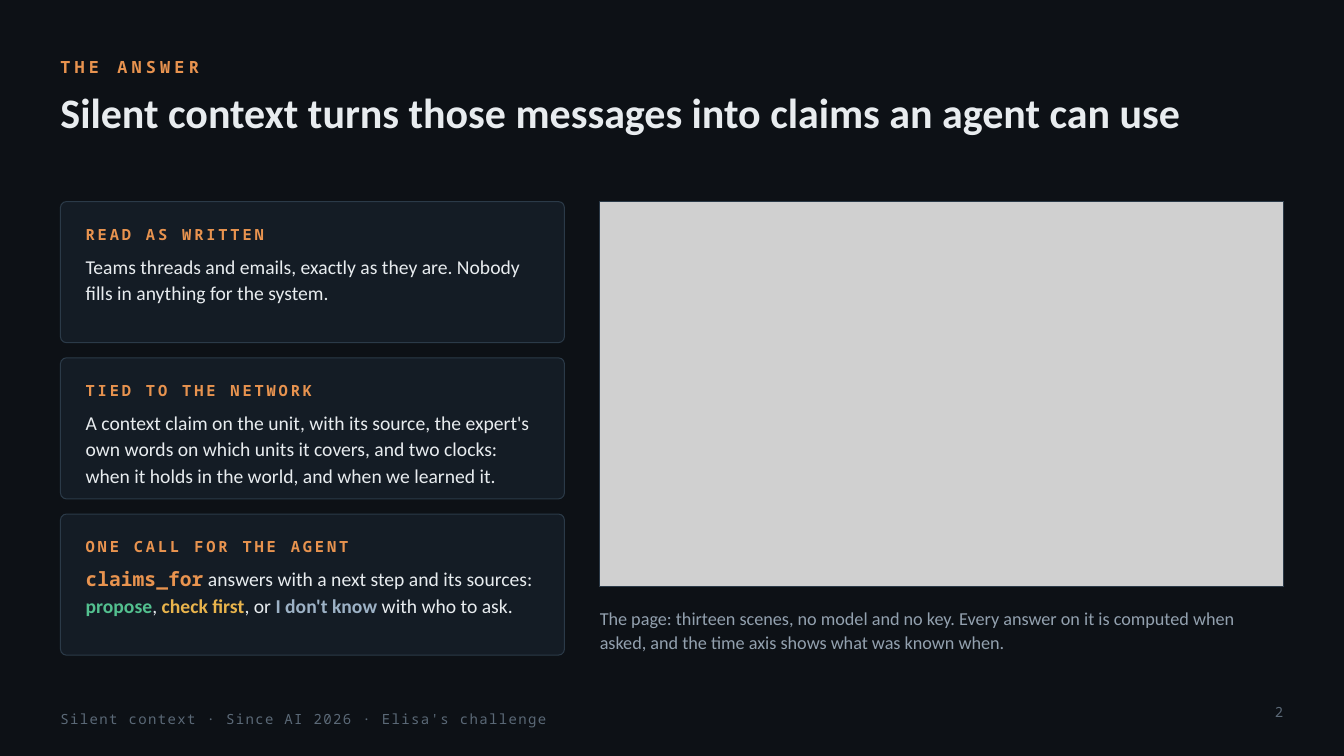
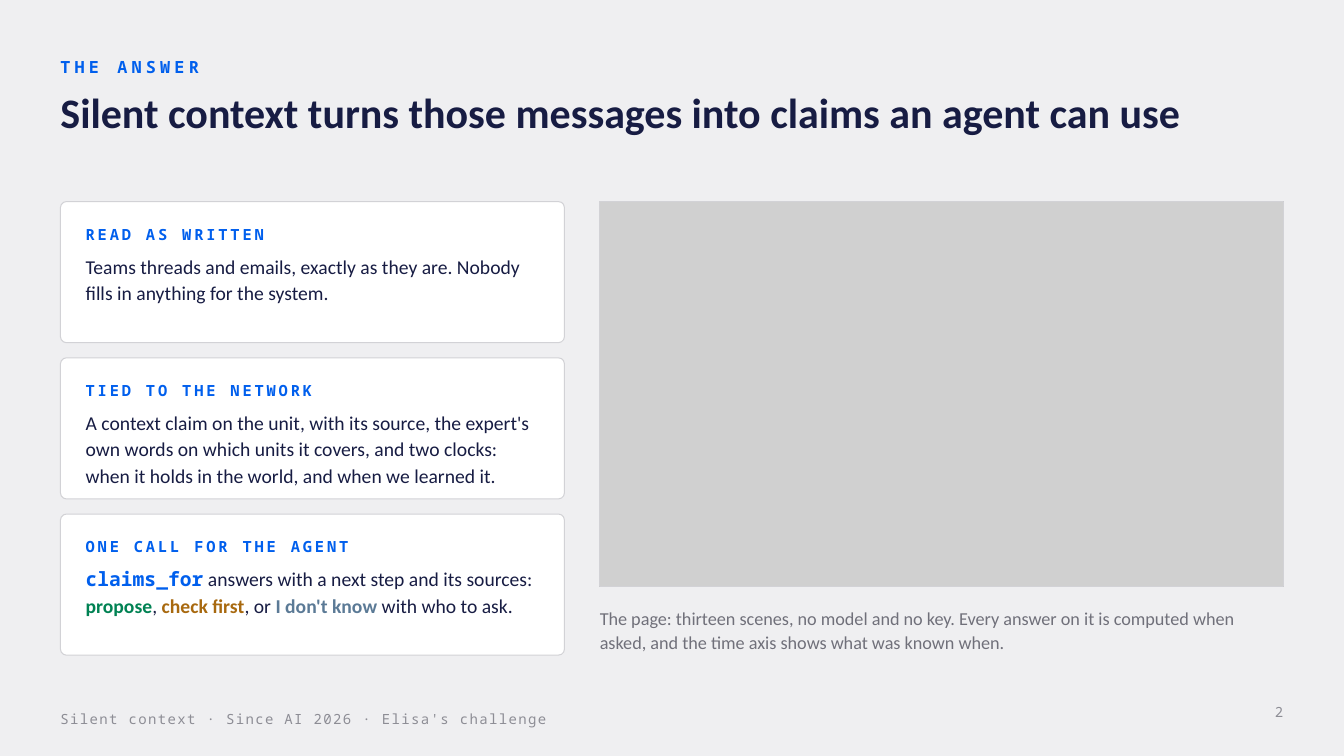
Before and after one commit to pkorrrhonen-cmd/silent-context, a slide deck: slide 2 of docs/slides/silent-context.pptx. Drawn at 1344x756 pixels with LibreOffice and Linux fonts; fonts in the diff are those of the drawing; grey boxes stand for pictures. Boxes give left, top, right and bottom in pixels: in the first picture for what was removed or moved away, otherwise in the second. Text is boxed around its words. In the diff, an @@ line names an element or a change of style, - is before the commit and + after.

```diff
--- a/docs/slides/silent-context.pptx
+++ b/docs/slides/silent-context.pptx
@@ background #0D1116 to #EFEFF1 @@
@@ rectangle at (x1=600, y1=202, x2=1284, y2=587): outline #2B3A48 0.75 pt to #D2D2D6 0.75 pt @@
@@ text colour #E8ECEF to #171C43 in 3 elements at (x1=60, y1=98, x2=1180, y2=135), (x1=86, y1=260, x2=520, y2=304), (x1=86, y1=416, x2=529, y2=486) @@
@@ fill #141C25 to #FFFFFF; outline #2B3A48 0.75 pt to #D2D2D6 0.75 pt in 3 elements at (x1=60, y1=202, x2=565, y2=343), (x1=60, y1=358, x2=565, y2=499), (x1=60, y1=514, x2=565, y2=655) @@
@@ text colour #E8934F to #005FED in 4 elements at (x1=60, y1=61, x2=198, y2=73), (x1=86, y1=229, x2=264, y2=240), (x1=86, y1=385, x2=312, y2=396), (x1=86, y1=541, x2=349, y2=552) @@
@@ text "claims_for answers with a next ..." at (x1=86, y1=571, x2=533, y2=616): text colour #E8934F to #005FED in "claims_for"; text colour #E8ECEF to #171C43 in "answers with a next step and its ..."; text colour #53C08F to #008253 in "propose,"; text colour #E9B44C to #A8690F in "check first,"; text colour #9DB2C6 to #5B7A96 in "I don't know" @@
@@ text "The page: thirteen scenes, no ..." at (x1=600, y1=612, x2=1234, y2=651): text colour #93A1AF to #70707A @@
@@ text "Silent context · Since AI ..." at (x1=60, y1=713, x2=546, y2=727): text colour #5B6977 to #8D8D95 @@
@@ page number at (x1=1275, y1=707, x2=1283, y2=717): text colour #5B6977 to #8D8D95 @@
```
Also in this commit, not shown: 11 other slides changed, 17 other files.
